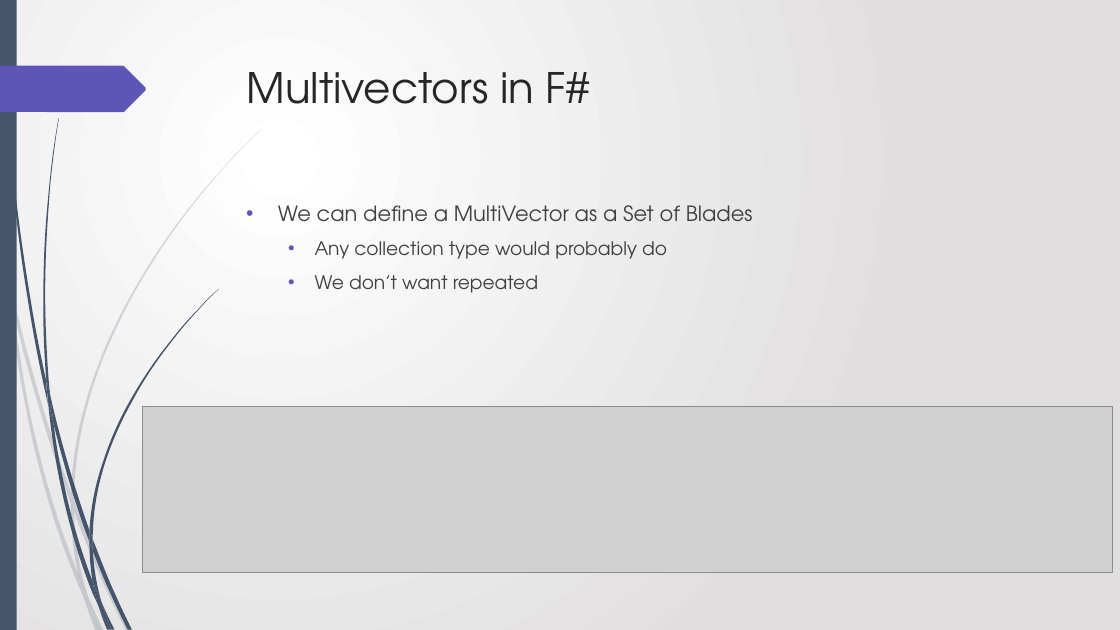
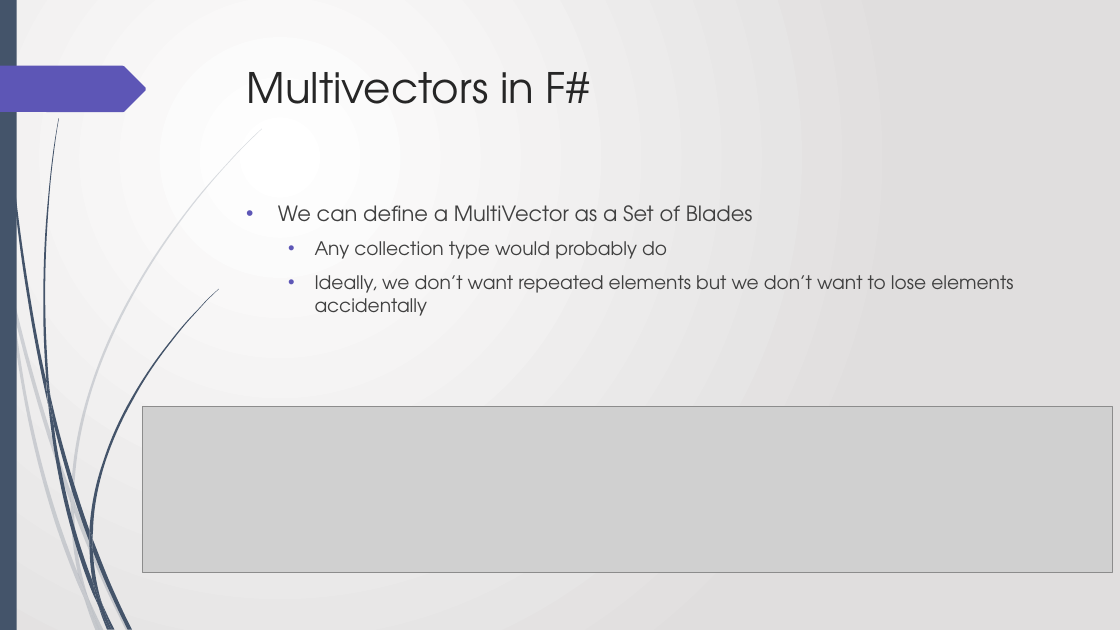
Before and after one commit to ajwillshire/FSharpGA, a slide deck: slide 17 of FSharpGA - 18th July 2019.pptx (slide 15 before the commit). Drawn at 1120x630 pixels with LibreOffice and Linux fonts; fonts in the diff are those of the drawing; grey boxes stand for pictures. Boxes give left, top, right and bottom in pixels: in the first picture for what was removed or moved away, otherwise in the second. Text is boxed around its words. In the diff, an @@ line names an element or a change of style, - is before the commit and + after.

Commit message:
Tweaks.

```diff
--- a/FSharpGA - 18th July 2019.pptx
+++ b/FSharpGA - 18th July 2019.pptx
@@ text at <box>315,275,1013,316</box>: text changed @@
-  • We don’t want repeated
+  • Ideally, we don’t want repeated elements but we don’t want to lose elements accidentally
```
Also in this commit, not shown: 5 other slides changed, 2 slides added.
